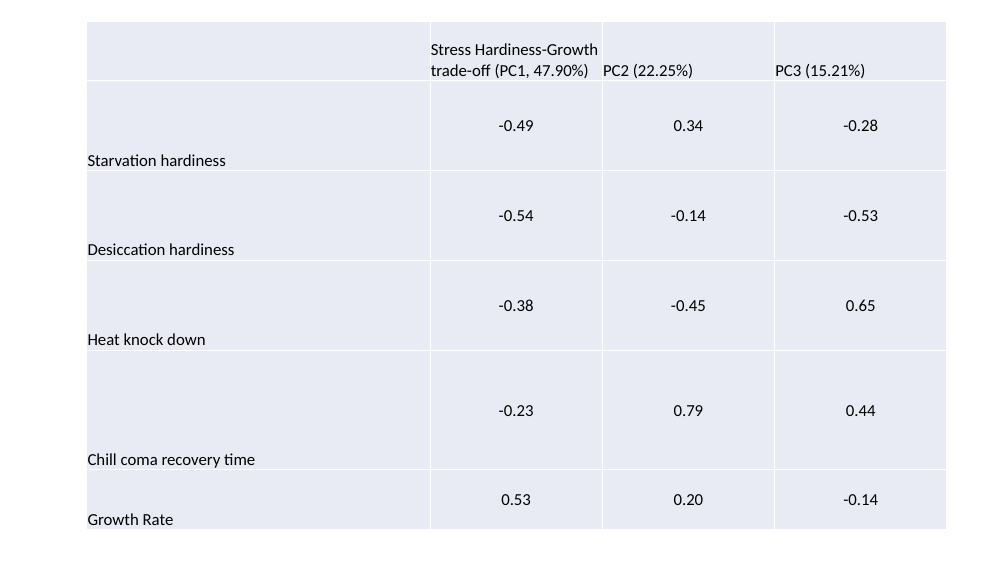
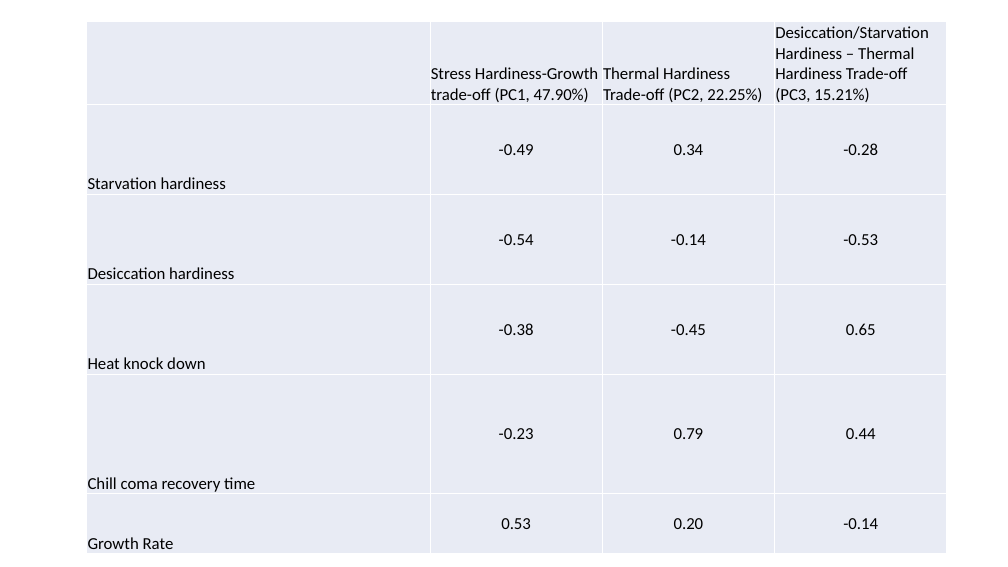
Before and after one commit to chaochen88/latitudinal_variation, a slide deck: slide 2 of 2018-04-02_figure_layout.pptx. Drawn at 1008x567 pixels with LibreOffice and Linux fonts; fonts in the diff are those of the drawing. Boxes give left, top, right and bottom in pixels: in the first picture for what was removed or moved away, otherwise in the second. Text is boxed around its words. In the diff, an @@ line names an element or a change of style, - is before the commit and + after.

```diff
--- a/2018-04-02_figure_layout.pptx
+++ b/2018-04-02_figure_layout.pptx
@@ table at [87, 22, 948, 553] @@
-row 1, column 3: PC2 (22.25%)
+row 1, column 3: Thermal Hardiness Trade-off (PC2, 22.25%)
-row 1, column 4: PC3 (15.21%)
+row 1, column 4: Desiccation/Starvation Hardiness – Thermal Hardiness Trade-off (PC3, 15.21%)
```
Also in this commit, not shown: 1 other slide changed, 2 other files.
